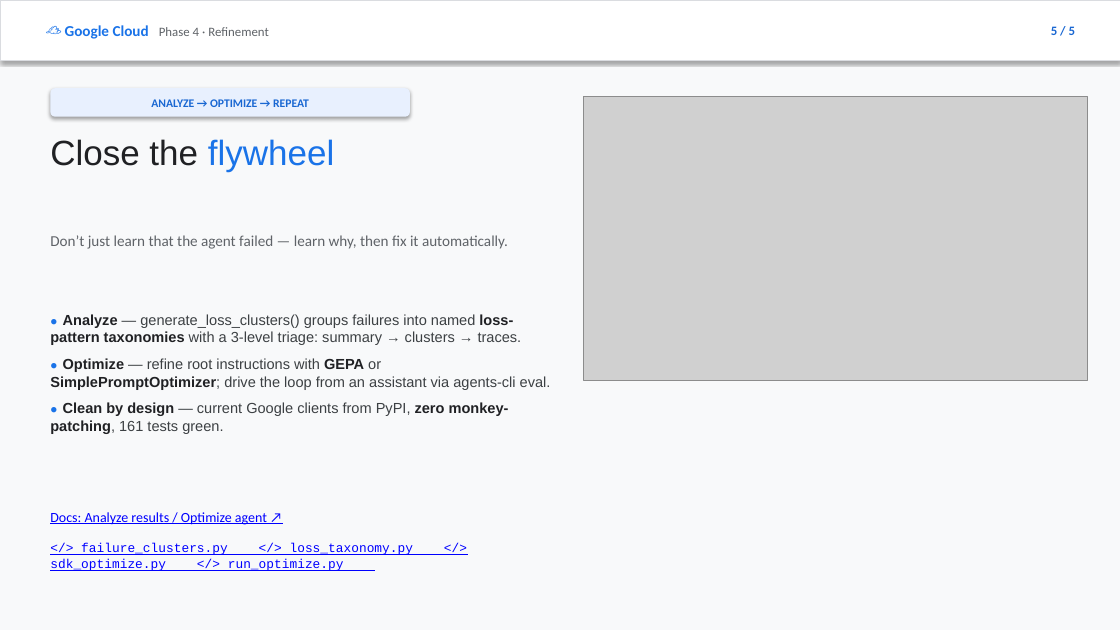
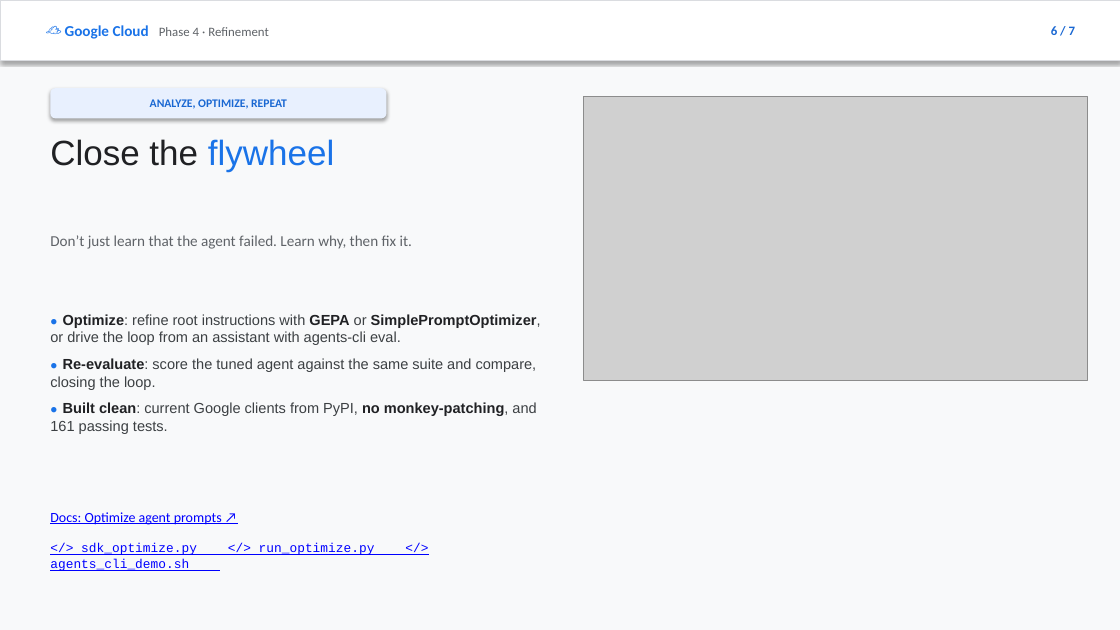
Before and after one commit to jswortz/geap-tour, a slide deck: slide 6 of docs/eval_slides.pptx (slide 5 before the commit). Drawn at 1120x630 pixels with LibreOffice and Linux fonts; fonts in the diff are those of the drawing; grey boxes stand for pictures. Boxes give left, top, right and bottom in pixels: in the first picture for what was removed or moved away, otherwise in the second. Text is boxed around its words. In the diff, an @@ line names an element or a change of style, - is before the commit and + after.

Commit message:
docs+eval: remove loss/failure-cluster feature; republish cluster-free slides
Auto-loss analysis is blocked upstream (#6785) and required a monkey-patch we don't
want, so remove it entirely:
- delete src/eval/failure_clusters.py and src/eval/loss_taxonomy.py
- drop the analyze/cluster step from the demo (steps.py, full_eval_demo.py, notebook)
- strip cluster/taxonomy mentions from eval_operations, evaluation_demo, workshop_guide,
  faq, project_structure, slides.html, and the agents-cli demo
- view-results coverage now points at the notebook (result.show())
Republish the eval slide deck (HTML + PPTX) cluster-free; tests updated (81 pass).

```diff
--- a/docs/eval_slides.pptx
+++ b/docs/eval_slides.pptx
@@ text at (1051, 26, 1075, 35): text changed @@
-5 / 5
+6 / 7
@@ rounded rectangle "ANALYZE, OPTIMIZE, REPEAT": place and size @@
-rounded rectangle "ANALYZE, OPTIMIZE, REPEAT" at (50, 88, 410, 117)
+rounded rectangle "ANALYZE, OPTIMIZE, REPEAT" at (50, 88, 386, 118)
@@ text in rounded rectangle at (150, 99, 287, 109): text changed @@
-ANALYZE → OPTIMIZE → REPEAT
+ANALYZE, OPTIMIZE, REPEAT
@@ text at (50, 235, 412, 249): text changed @@
-Don’t just learn that the agent failed — learn why, then fix it automatically.
+Don’t just learn that the agent failed. Learn why, then fix it.
@@ text at (50, 314, 541, 434): text changed @@
-● Analyze — generate_loss_clusters() groups failures into named loss-pattern taxonomies with a 3-level triage: summary → clusters → traces.
-● Optimize — refine root instructions with GEPA or SimplePromptOptimizer; drive the loop from an assistant via agents-cli eval.
-● Clean by design — current Google clients from PyPI, zero monkey-patching, 161 tests green.
+● Optimize: refine root instructions with GEPA or SimplePromptOptimizer, or drive the loop from an assistant with agents-cli eval.
+● Re-evaluate: score the tuned agent against the same suite and compare, closing the loop.
+● Built clean: current Google clients from PyPI, no monkey-patching, and 161 passing tests.
@@ text at (50, 512, 222, 525): text changed @@
-Docs: Analyze results / Optimize agent ↗
+Docs: Optimize agent prompts ↗
@@ text at (50, 543, 197, 571): text changed @@
-</> failure_clusters.py </> loss_taxonomy.py </> sdk_optimize.py </> run_optimize.py
+</> sdk_optimize.py </> run_optimize.py </> agents_cli_demo.sh
```
Also in this commit, not shown: 4 other slides changed, 2 slides added, 16 other files.
